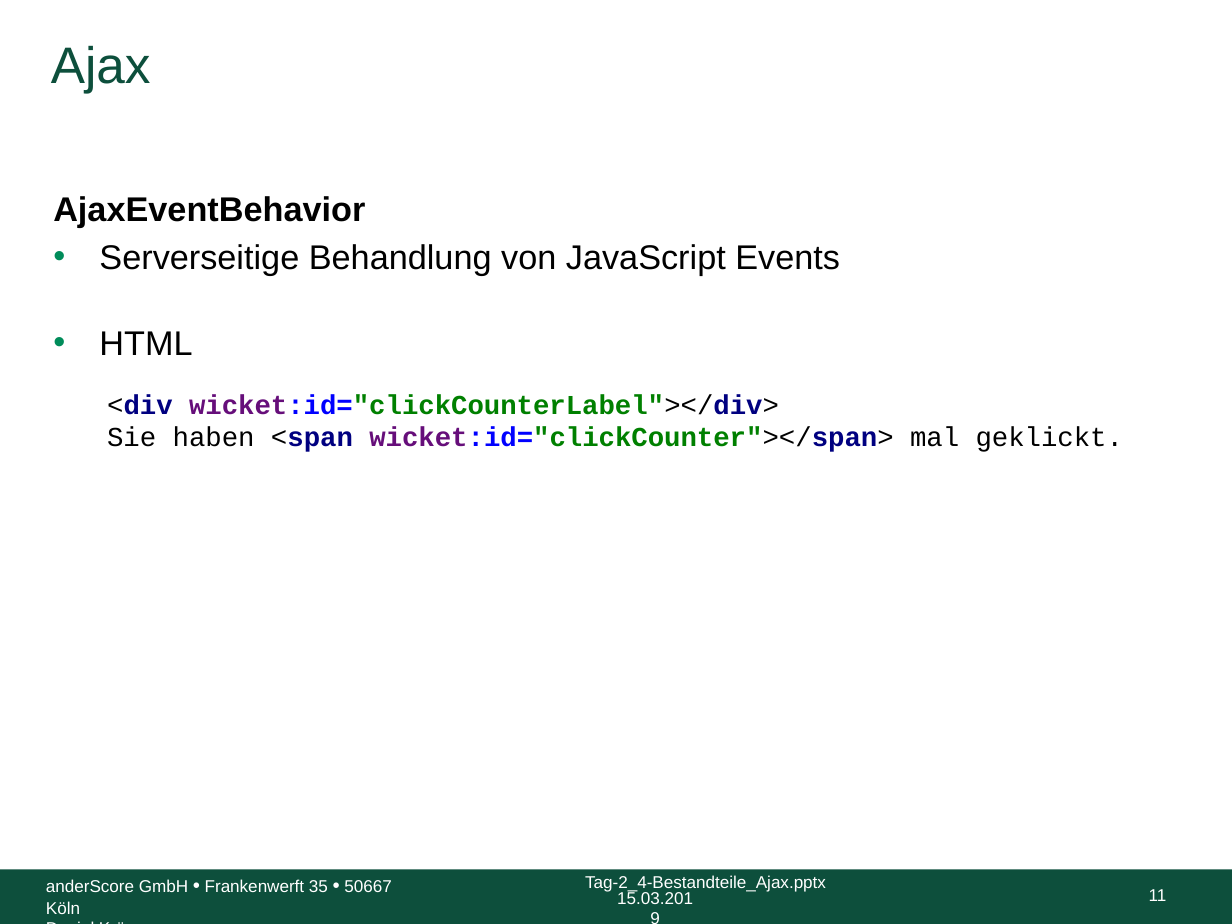
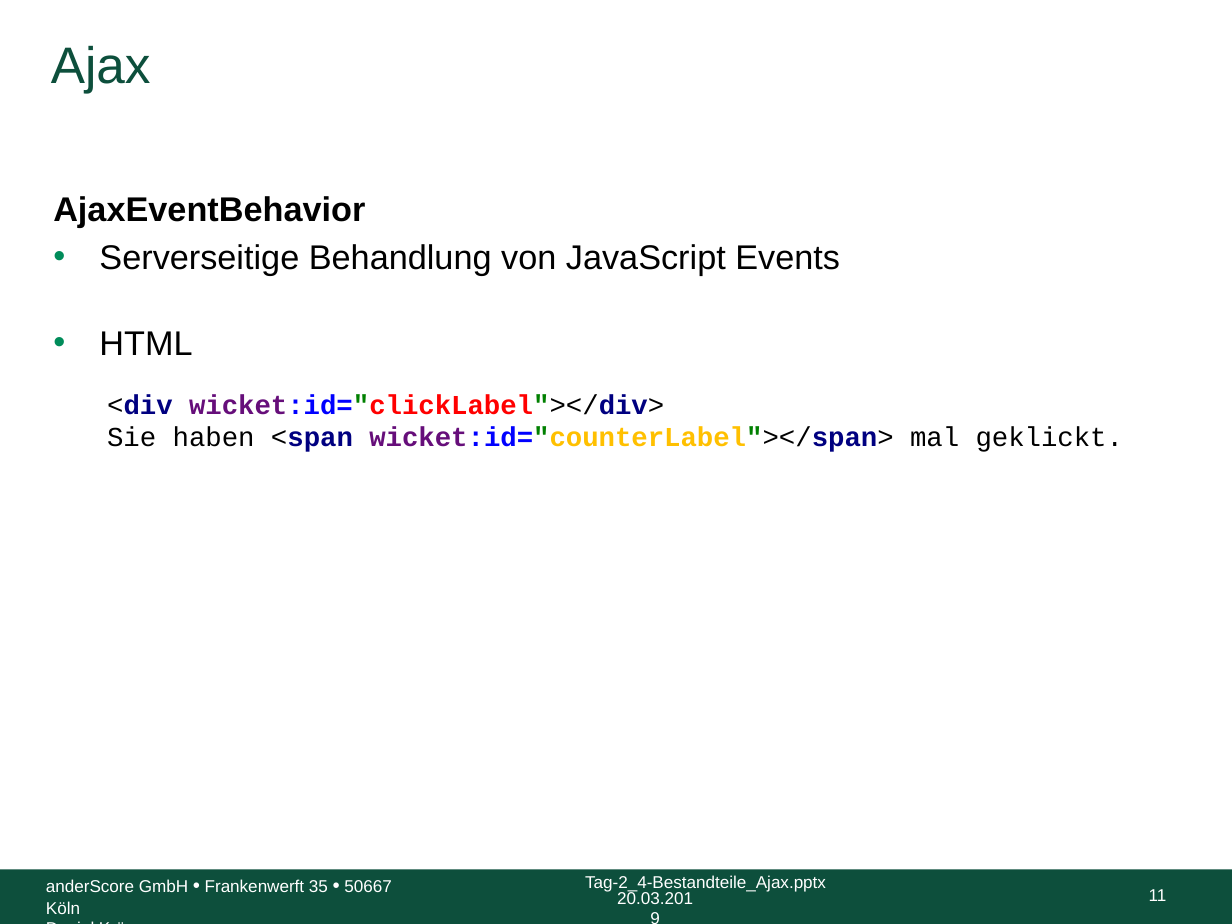
Before and after one commit to anderscore-gmbh/wicket-training, a slide deck: slide 11 of slides/Tag-2_4-Bestandteile_Ajax.pptx. Drawn at 1232x924 pixels with LibreOffice and Linux fonts; fonts in the diff are those of the drawing; background and template pictures are left out. Boxes give left, top, right and bottom in pixels: in the first picture for what was removed or moved away, otherwise in the second. Text is boxed around its words. In the diff, an @@ line names an element or a change of style, - is before the commit and + after.

```diff
--- a/slides/Tag-2_4-Bestandteile_Ajax.pptx
+++ b/slides/Tag-2_4-Bestandteile_Ajax.pptx
@@ text at bbox=[107, 394, 1123, 452]: text changed; text colour #008000 to #000000 @@
-  <div wicket:id="clickCounterLabel"></div>
-  Sie haben <span wicket:id="clickCounter"></span> mal geklickt.
+  <div wicket:id="clickLabel"></div>
+  Sie haben <span wicket:id="counterLabel"></span> mal geklickt.
@@ text at bbox=[617, 890, 693, 904]: text changed @@
-15.03.2019
+20.03.2019
```
Also in this commit, not shown: 11 other slides changed, 6 other files.
